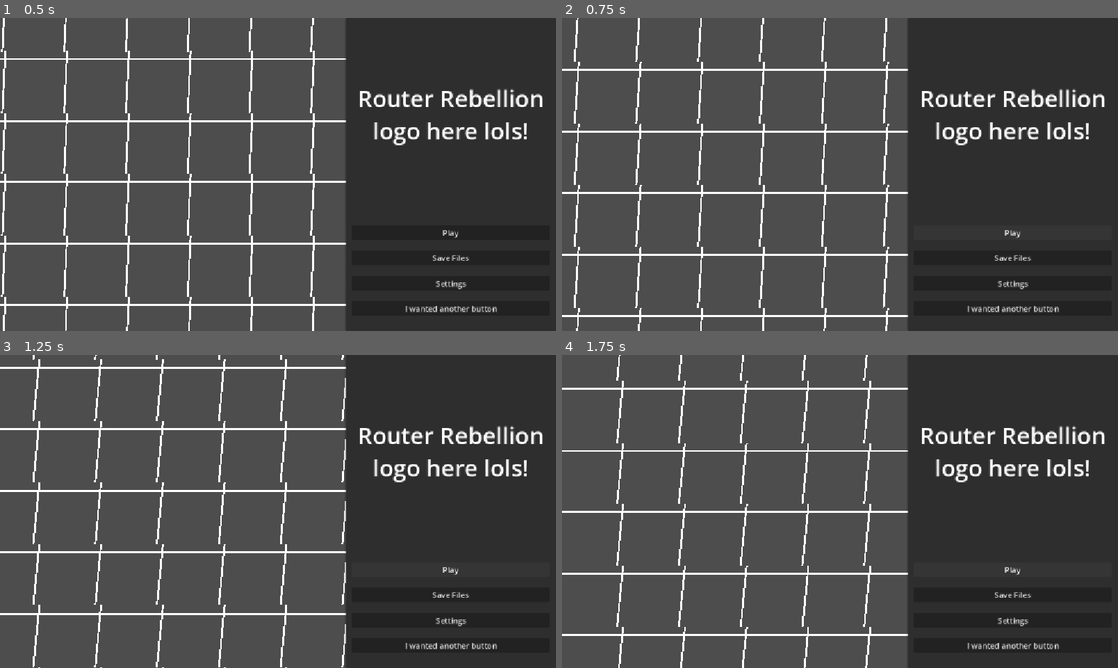
Above: before the commit, frames 1-4 (two rows, left to right).
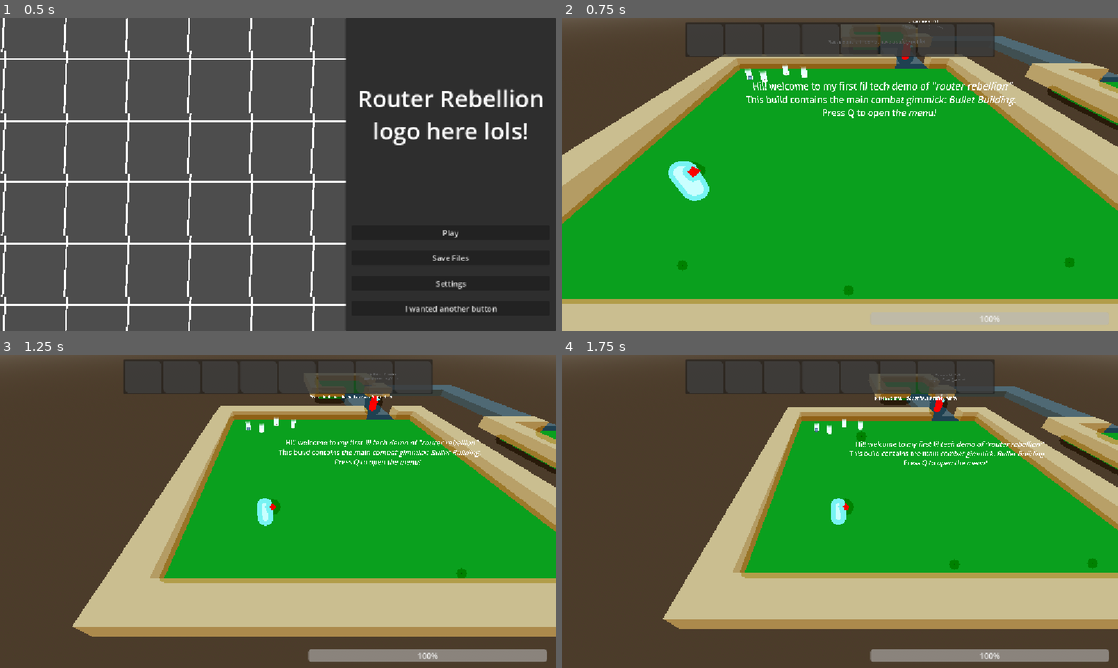
Above: after the commit, the same moments.

Repository: Kaplin86/Router-Rebellion
Game: Godot game, scene res://scenes/uiElements/mainMenu.tscn
Same seed, same stepped clock (60 frames per second), same inputs: the game is played once before the commit and once after it. The engine's default icon, where the game draws it, is replaced by a stand-in: a white triangle on a blue panel in a dark square.
Inputs (mouse positions are in pixels of both pictures, inside the frame that each line leads up to):
- Up to frame 1 (0.5 s): no input
- Up to frame 2 (0.75 s): click "Play" at 0.5 s
- Up to frame 3 (1.25 s): no input
- Up to frame 4 (1.75 s): click (1012, 570) at 1.25 s, where only the run before the commit has a clickable "Play"

Frame 1 is identical in both runs. In frame 2, 94% of the frame differs, in the area x 0-100%, y 0-100%; in frame 3, 94%; in frame 4, 94%.

Commit message:
Finished spawn trigger

Diff:
--- a/scenes/uiElements/mainMenu.tscn
+++ b/scenes/uiElements/mainMenu.tscn
@@ -128,3 +128,5 @@
 position = Vector2(581.5, 321.5)
 scale = Vector2(1.1728516, 1.0601852)
 texture = ExtResource("1_s4kk7")
+
+[connection signal="pressed" from="Panel/VSplitContainer/MarginContainer/VBoxContainer/Button" to="." method="_on_button_pressed"]
--- a/scripts/baseAttackable.gd
+++ b/scripts/baseAttackable.gd
@@ -24,7 +24,10 @@
 @export_category("nodes")
 @export var animationPlayer : AnimationPlayer
 
+signal die
+
 func _process(delta):
+	checkDeath()
 	runStatus() #note to self: DO NOT RUN THIS EVERY FRAME IN THE FUTURE
 
 func runStatus():
@@ -57,3 +60,9 @@
 
 func takeDamage(damage : float, bullet : BulletPayload = null):
 	Hp -= damage
+
+func checkDeath():
+	if Hp <= 0:
+		die.emit()
+		queue_free()
+		process_mode = Node.PROCESS_MODE_DISABLED
--- a/scripts/baseEnemy.gd
+++ b/scripts/baseEnemy.gd
@@ -14,13 +14,13 @@
 
 
 func _ready():
+	await get_tree().create_timer(0.5).timeout
 	createArea(detectionRange)
 
 func _process(delta):
 	super(delta)
 	healthBar.max_value = MaxHp
 	healthBar.value = Hp
-	checkDeath()
 
 	if targeting:
 		if target:
@@ -33,10 +33,7 @@
 	look_at(target.global_position)
 
 
-func checkDeath():
-	if Hp <= 0:
-		queue_free()
-		process_mode = Node.PROCESS_MODE_DISABLED
+
 
 func createArea(range):
 	var newCollisionShape = CollisionShape3D.new()
--- a/scripts/enemyTypes/meleeAi.gd
+++ b/scripts/enemyTypes/meleeAi.gd
@@ -21,7 +21,6 @@
 	var nextPos = agent.get_next_path_position()
 	if nextPos != global_position:
 		nextPos = Vector3(nextPos.x,global_position.y,nextPos.z)
-		print(movementSpeed)
 		velocity = global_position.direction_to(nextPos) * delta * movementSpeed
 		move_and_slide()
 		look_at(nextPos)
--- a/scripts/main_menu.gd
+++ b/scripts/main_menu.gd
@@ -1,6 +1,7 @@
 extends Control
 
 @export var paralaxSkewNode : Node2D
+@export var playButton : Button
 
 var dt = 0
 
@@ -11,3 +12,7 @@
 func animateUI():
 	if paralaxSkewNode:
 		paralaxSkewNode.skew = sin(dt) * 0.1
+
+
+func _on_button_pressed():
+	get_tree().change_scene_to_file("res://scenes/testing.tscn")
--- a/scripts/triggers/enemySpawnTrigger.gd
+++ b/scripts/triggers/enemySpawnTrigger.gd
@@ -2,6 +2,7 @@
 class_name EnemySpawnTrigger
 
 var spawned = false
+var enemies : Array[BaseAttackable] = []
 
 func _ready() -> void:
 	connect("body_entered",checkPlayer)
@@ -15,3 +16,14 @@
 	for I in get_children():
 		I.process_mode = Node.PROCESS_MODE_INHERIT
 		I.visible = true
+		if I is BaseAttackable:
+			enemies.append(I)
+			I.die.connect(onEnemyKilled.bind(I))
+
+func onEnemyKilled(enemy):
+	enemies.erase(enemy)
+
+	if enemies.size() == 0:
+		for I in get_children():
+			I.process_mode = Node.PROCESS_MODE_DISABLED
+			I.visible = false
